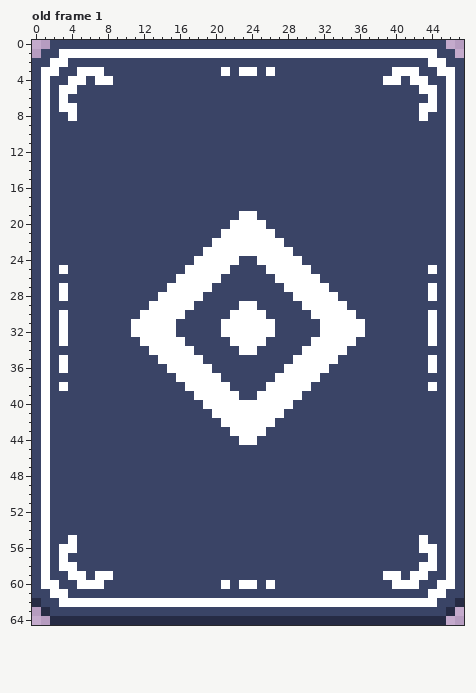
A pixel-art file gets an edit: testcard.aseprite. The first picture shows the starting point.
48x65 pixels, 1 frame. Shown: old frame 1. The commit also changed other frames, which this record leaves out.
The result:
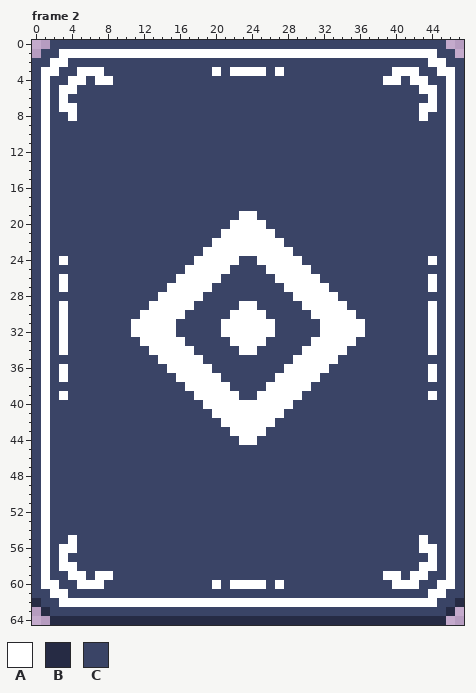
Palette (. is transparent): A #ffffff  B #262b44  C #3a4466
A new or re-ordered frame is compared with the old frame closest to it.
Diff:
frames 1 -> 3
Changed rows in their new state; - is an unchanged pixel.
Frame 2 is new; against old frame 1:
first column x 20:
 3 ACA--ACA
first column x 3:
24 A----------------------------------------A
25 C----------------------------------------C
26 A----------------------------------------A
28 C----------------------------------------C
29 A----------------------------------------A
first column x 3:
34 A----------------------------------------A
35 C----------------------------------------C
37 A----------------------------------------A
38 C----------------------------------------C
39 A----------------------------------------A
first column x 20:
60 ACA--ACA
Pixel boxes of the changes (left, top, right, bottom) in both pictures:
changed: (212, 67, 284, 76)
changed: (59, 256, 68, 310)
changed: (428, 256, 437, 310)
changed: (59, 346, 68, 400)
changed: (428, 346, 437, 400)
changed: (212, 580, 284, 589)
